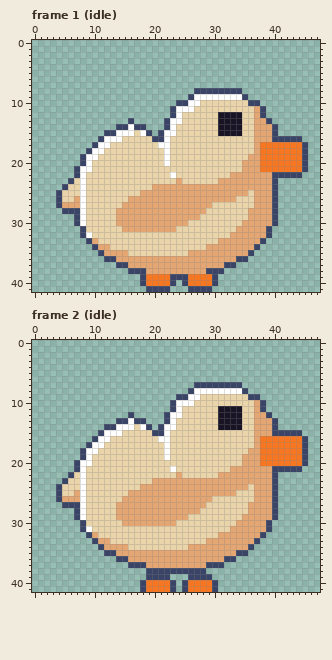
Pixel-art file: art/duck/duck.aseprite. That is the earlier state.
48x42 pixels, 14 frames. Shown: frame 1 (idle), frame 2 (idle). The commit also changed other frames, which this record leaves out.
And afterwards:
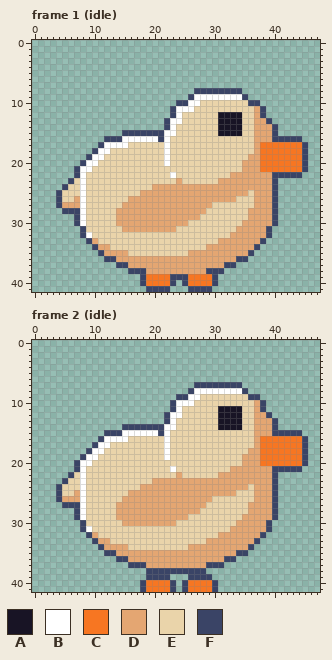
Palette (. is transparent): A #181425  B #ffffff  C #f77622  D #e4a672  E #ead4aa  F #3a4466
From old to new:
--- frame 1 (idle)
@@ x 6..23 @@
 12 .................F
-13 ..........F.....FB
-14 ........FFBFF...FB
-15 ......FFBBBEBF.FBB
-16 .....FBBBEEEEEFFBE
-17 ....FBBEEEEEEEEBBE
-18 ...FBBEEEEEEEEEEBE
-19 ..FBBEEEEEEEEEEEBE
-20 ..FBEEEEEEEEEEEEBE
+13 ................FB
+14 ................FB
+15 .........FFFFFFFBB
+16 ......FFFBBBBBBFBE
+17 .....FBBBBEEEEEEBE
+18 ....FBBEEEEEEEEEBE
+19 ...FBBEEEEEEEEEEBE
+20 ..FBBEEEEEEEEEEEBE
 21 .FBBEEEEEEEEEEEEEE
--- frame 2 (idle)
@@ x 6..23 @@
 11 .................F
-12 ..........F.....FB
-13 ........FFBFF...FB
-14 ......FFBBBEBF.FBB
-15 .....FBBBEEEEEFFBE
-16 ....FBBEEEEEEEEBBE
-17 ...FBBEEEEEEEEEEBE
-18 ..FBBEEEEEEEEEEEBE
-19 ..FBEEEEEEEEEEEEBE
+12 ................FB
+13 ................FB
+14 .........FFFFFFFBB
+15 ......FFFBBBBBBFBE
+16 .....FBBBBEEEEEEBE
+17 ....FBBEEEEEEEEEBE
+18 ...FBBEEEEEEEEEEBE
+19 ..FBBEEEEEEEEEEEBE
 20 .FBBEEEEEEEEEEEEEE
Pixel boxes of the changes (left, top, right, bottom) in both pictures:
changed: (80, 118, 164, 166)
changed: (80, 412, 164, 460)
